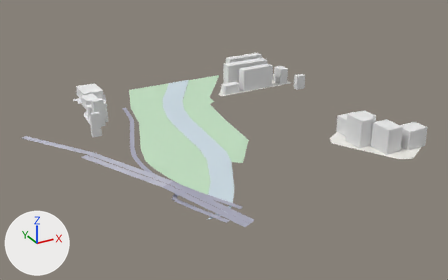
Before and after pictures for a commit that changed the glTF model white-model-six-districts/chunks/103_108_mid.glb.
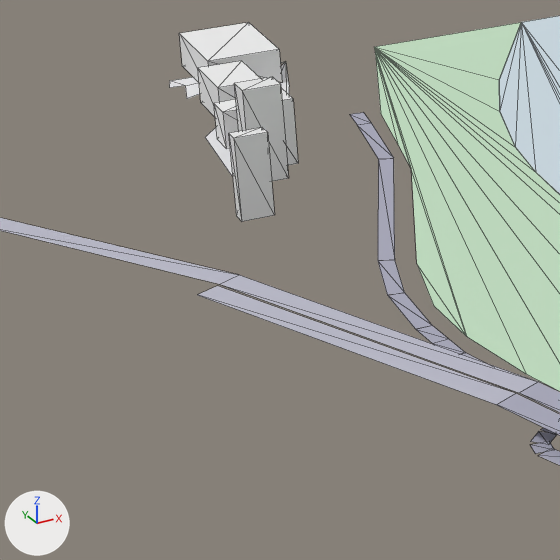
Each version appears first whole from a 50 mm lens placed at (-8686.0, -4081.0, 401.0), pointed at (-8247.0, -3283.0, 2.0), and next in a close-up on the part from 6% to 40% of the width and 28% to 82% of the height. Every picture has the same lights, and +X, +Y and +Z are marked at lower left. The first two pictures are the older version. The close-ups show mesh edges as thin lines. Vertices at exactly the same position are counted once.
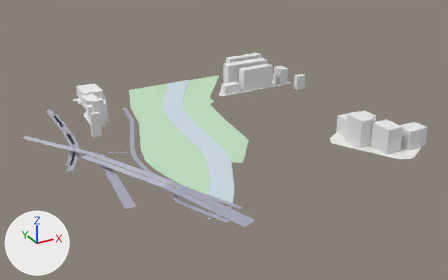
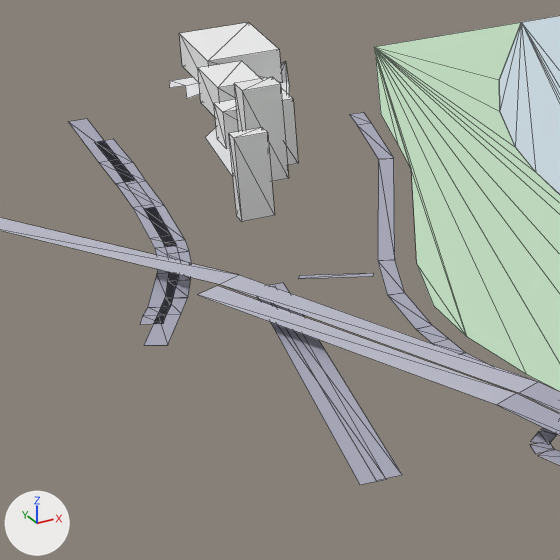
Changed parts and their boxes (x1, y1, x2, y2) in the close-ups (560 x 560 px):
'Mesh_0', reshaped
    before: (0, 16, 560, 465)
    after: (0, 16, 560, 485)
part 1 of me_mesh_0, added
    after: (69, 119, 402, 485)

The change, as a list of edits to the scene's bpy script:
```text
Change me_mesh_0:
    used by ob_mesh_0; location = (0.0, 0.0, 0.0)
    remove me_mesh_0.from_pydata(...)  # 331 vertices, 306 faces; spans x -8534.0..-7995.0, y -3537.0..-2981.0, z 8.0..55.0
    add me_mesh_0.from_pydata(...)  # 423 vertices, 352 faces; spans x -8534.0..-7995.0, y -3537.0..-2981.0, z 8.0..55.0
    me_mesh_0 part 1
    55 vertices are added at x -8504.0..-8407.0, y -3441.0..-3042.0, z 13.0..18.0
    15 new vertices lie (9.0, -1.0, 0.0) away from vertices in x -8475.0..-8451.0, y -3441.0..-3129.0, z 13.0..18.0
    9 new vertices lie (9.0, 0.0, 0.0) away from vertices in x -8471.0..-8465.0, y -3164.0..-3042.0, z 13.0
    7 new vertices lie (8.0, -3.0, 0.0) away from vertices in x -8500.0..-8478.0, y -3276.0..-3225.0, z 13.0
    6 new vertices lie (8.0, -4.0, 0.0) away from vertices in x -8504.0..-8485.0, y -3294.0..-3257.0, z 13.0
    46 new faces join them
```
